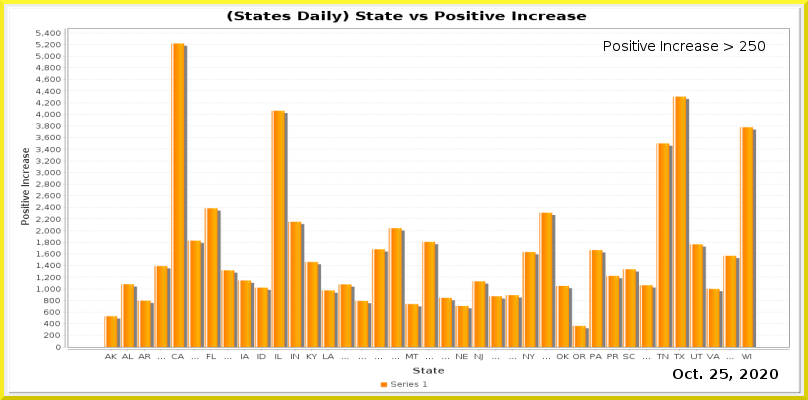
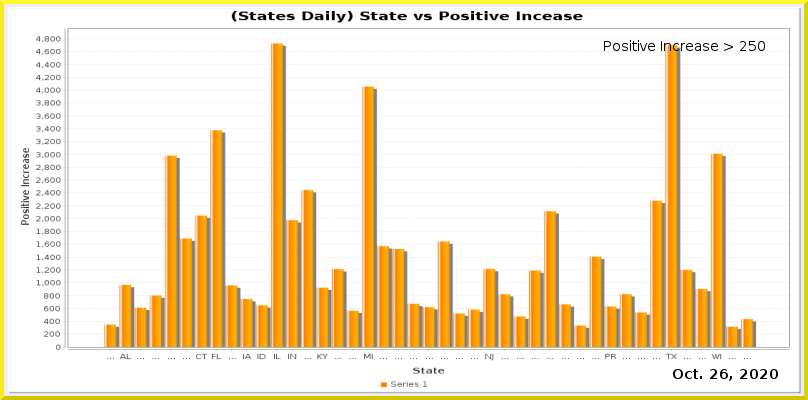
Comparing the layer stacks of the two (808, 400) images. Changes:
painted on "Current Date" over [left=720, top=369, right=728, bottom=379]
painted on "Date_vs_TestIncrease.png" over [left=36, top=10, right=790, bottom=361]
